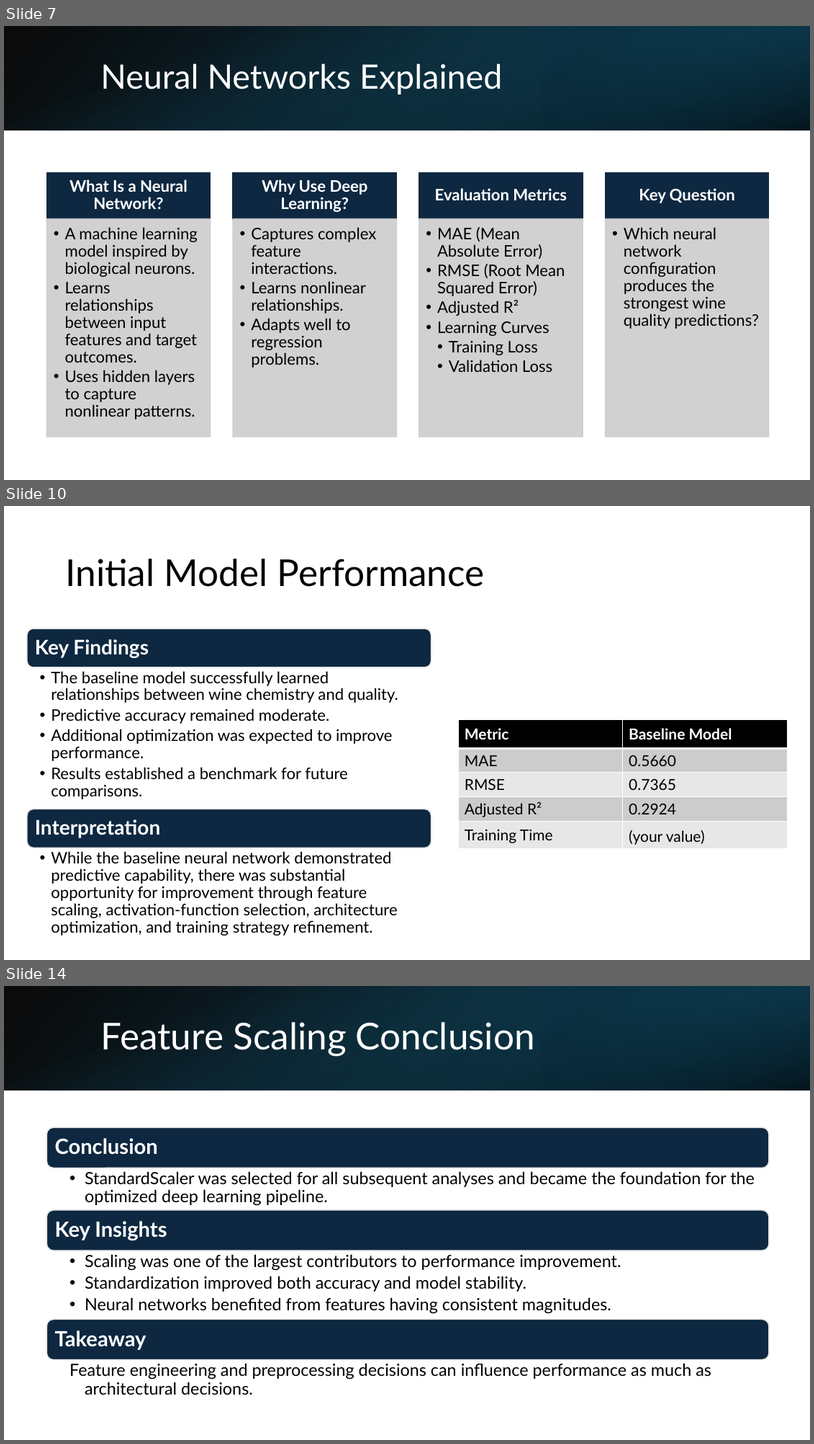
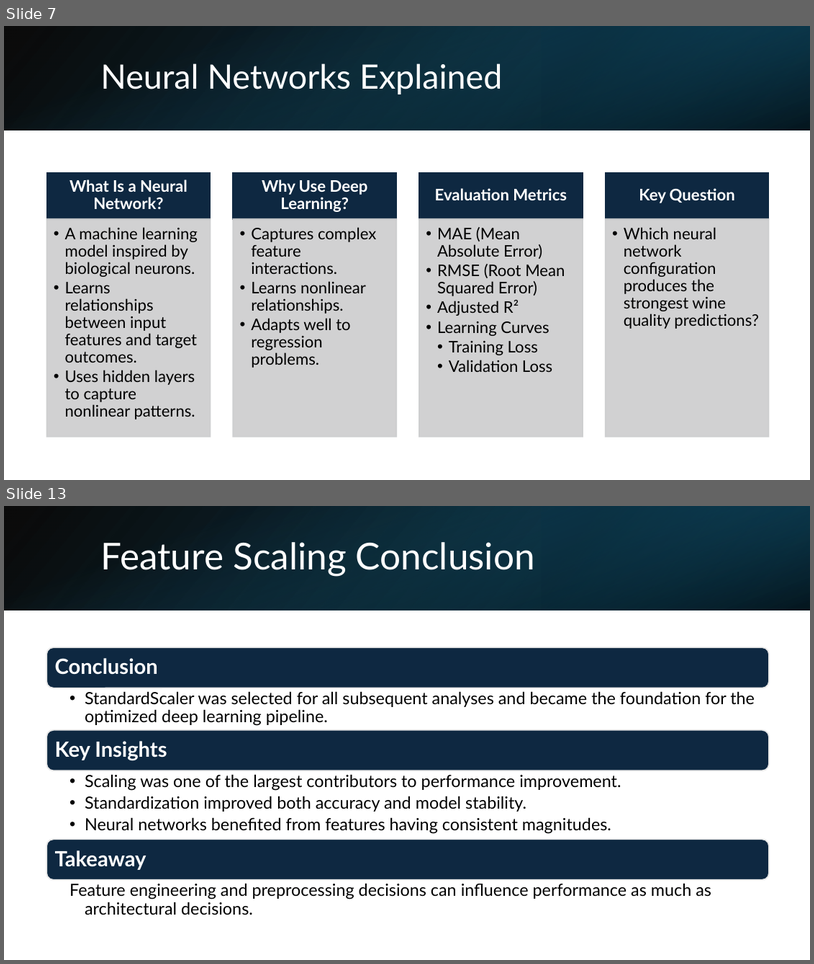
Before and after one commit to niecestroa/pro-ibm-ml-course-projects, a slide deck: neural-network-optimization/report/Deep Learning for Wine Quality Prediction.pptx. Shown one above the other, each under a label of ours: slides 7, 10 and 14 before the commit, slides 7 and 13 after it; the slides between them are not shown. The pictures are 814x1444 and 814x964 pixels, drawn with LibreOffice and Linux fonts; fonts in the diff are those of the drawing. Boxes give left, top, right and bottom in pixels: in the first picture for what was removed or moved away, otherwise in the second. Text is boxed around its words. In the diff, an @@ line names an element or a change of style, - is before the commit and + after.

```diff
--- a/neural-network-optimization/report/Deep Learning for Wine Quality Prediction.pptx
+++ b/neural-network-optimization/report/Deep Learning for Wine Quality Prediction.pptx
@@ slide 10 removed at <box>4,506,810,960</box>, background #FFFFFF @@
@@ title removed at <box>65,559,485,587</box> @@
-Initial Model Performance
@@ table removed at <box>459,720,788,849</box>, 5 rows, 2 columns @@
-Metric | Baseline Model
-MAE | 0.5660
-RMSE | 0.7365
-Adjusted R² | 0.2924
-Training Time | (your value)
@@ group removed at <box>27,628,432,935</box>: 4 texts, 2 rounded rectangles @@
-Key Findings
-  • The baseline model successfully learned relationships between wine chemistry and quality.
-  • Predictive accuracy remained moderate.
-  • Additional optimization was expected to improve performance.
-  • Results established a benchmark for future comparisons.
-Interpretation
-  • While the baseline neural network demonstrated predictive capability, there was substantial opportunity for improvement through feature scaling, activation-function selection, architecture optimization, and training strategy refinement.
@@ what was slide 14 is now slide 13 @@
```
Also in this commit, not shown: 20 slides changed, 5 slides added, 5 other slides removed, 6 other files.
